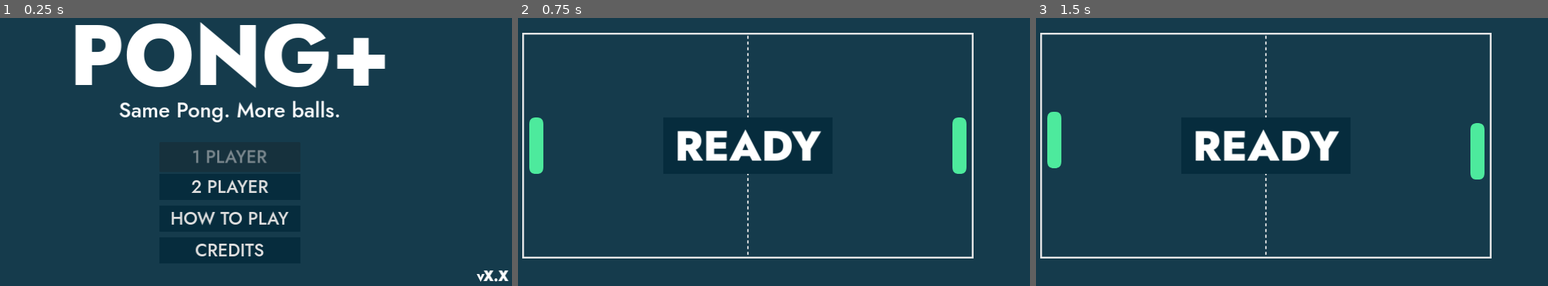
Above: before the commit, frames 1-3 (left to right).
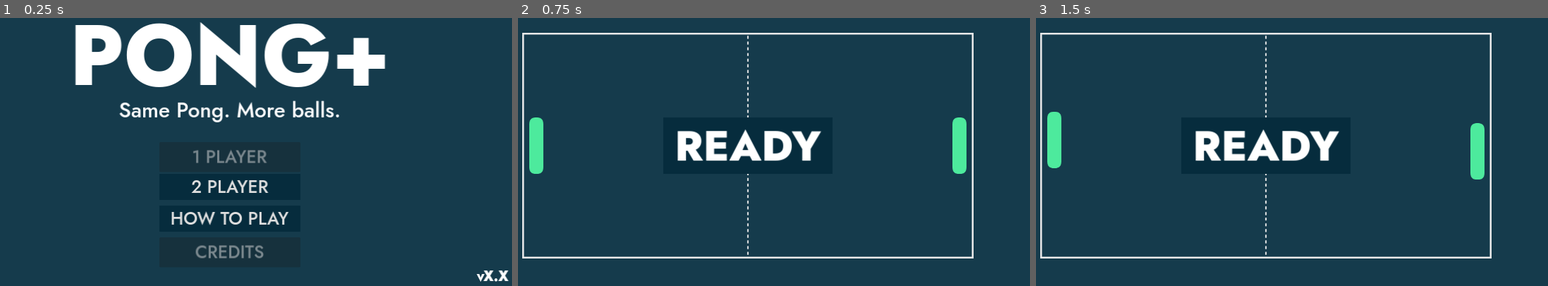
Above: after the commit, the same moments.

Repository: cf-Le3/pong-plus
Game: Godot game, scene res://main/main.tscn
Same seed, same stepped clock (60 frames per second), same inputs: the game is played once before the commit and once after it.
Inputs:
- Up to frame 1 (0.25 s): no input
- Up to frame 2 (0.75 s): click "2 PLAYER" at 0.5 s
- Up to frame 3 (1.5 s): tap Enter at 1.25 s; hold W (up_player1) from 1.28 s (still down); hold Down (down_player2) from 1.28 s (still down)

The runs differ from the first frame. In frame 1, 0.5% of the frame differs, in the area x 38-52%, y 84-90%; in frame 2, nothing differs; in frame 3, nothing differs.

Commit message:
Define new function "delay_input" in "title.gd"
This allows "main.gd" to start the "WaitTimer" in "Title" without having to call its' "_ready" callback.

Diff:
--- a/Pong Plus/main/main.gd
+++ b/Pong Plus/main/main.gd
@@ -28,4 +28,4 @@
 	$Title.visible = status
 	$Title.set_process_input(status)
 	if status == true:
-		$Title._ready()
+		$Title.delay_input()
--- a/Pong Plus/title/title.gd
+++ b/Pong Plus/title/title.gd
@@ -4,7 +4,7 @@
 
 # Called when the node enters the scene tree for the first time.
 func _ready() -> void:
-	$WaitTimer.start()
+	delay_input()
 
 func _on_wait_timer_timeout() -> void:
 	$MultiPlayerButton.grab_focus()
@@ -14,3 +14,6 @@
 
 func _on_help_button_pressed() -> void:
 	view_help.emit()
+
+func delay_input() -> void:
+	$WaitTimer.start()
--- a/Pong Plus/title/title.tscn
+++ b/Pong Plus/title/title.tscn
@@ -123,6 +123,7 @@
 theme_override_styles/hover = SubResource("StyleBoxFlat_nbddu")
 theme_override_styles/pressed = SubResource("StyleBoxFlat_khm8l")
 theme_override_styles/normal = SubResource("StyleBoxFlat_7vsni")
+disabled = true
 text = "CREDITS
 "
 icon_alignment = 1
